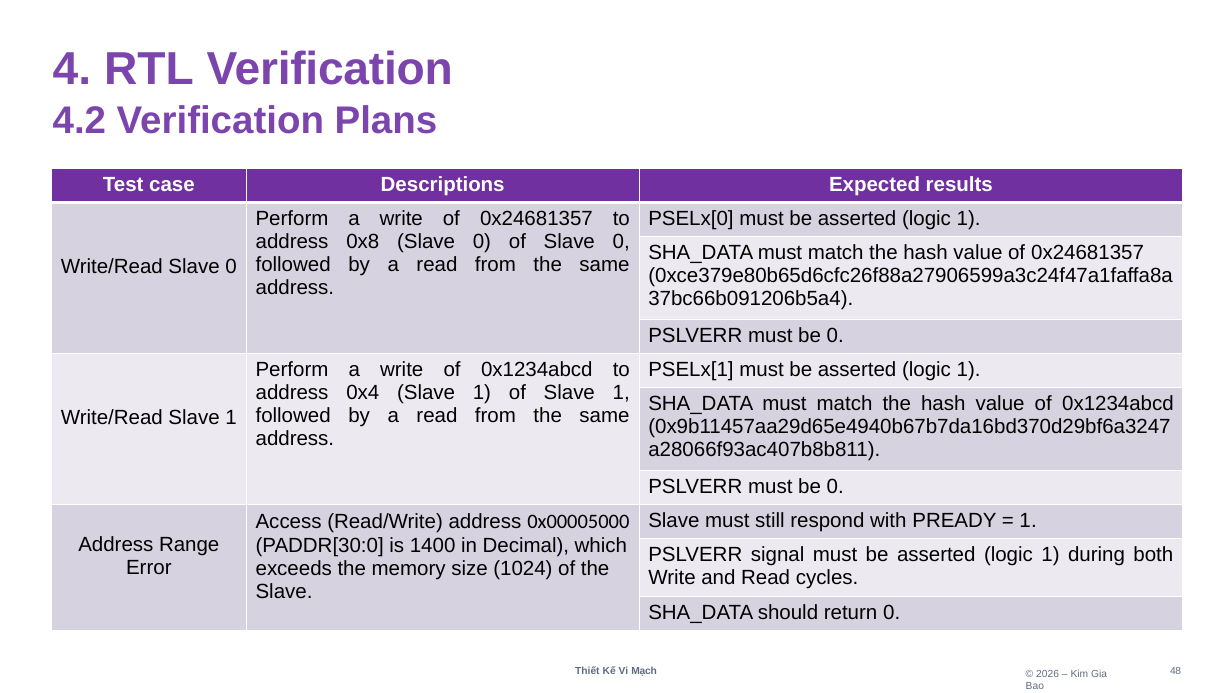
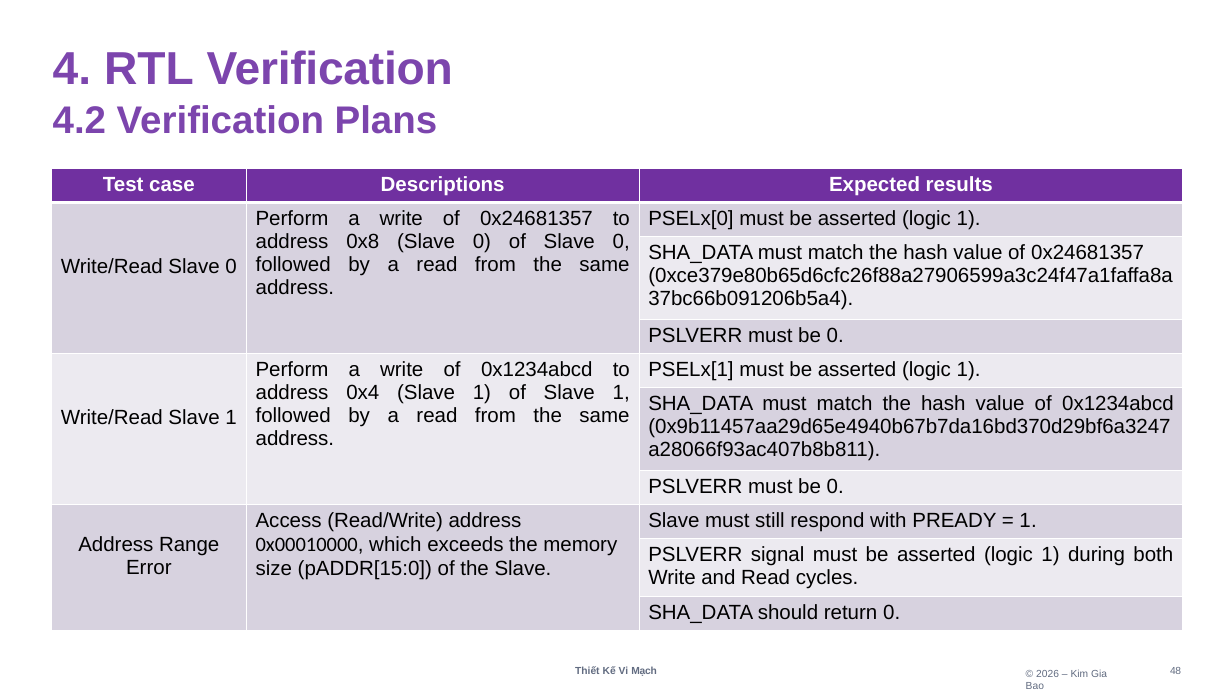
Before and after one commit to KimBao1912/APB_SHA256, a slide deck: slide 48 of Report/APB - SHA.pptx. Drawn at 1232x693 pixels with LibreOffice and Linux fonts; fonts in the diff are those of the drawing. Boxes give left, top, right and bottom in pixels: in the first picture for what was removed or moved away, otherwise in the second. Text is boxed around its words. In the diff, an @@ line names an element or a change of style, - is before the commit and + after.

```diff
--- a/Report/APB - SHA.pptx
+++ b/Report/APB - SHA.pptx
@@ table at [52,168,1184,630] @@
-row 8, column 2: Access (Read/Write) address 0x00005000 (PADDR[30:0] is 1400 in Decimal), which exceeds the memory size (1024) of the Slave.
+row 8, column 2: Access (Read/Write) address 0x00010000, which exceeds the memory size (pADDR[15:0]) of the Slave.
```
Also in this commit, not shown: 4 other slides changed.
